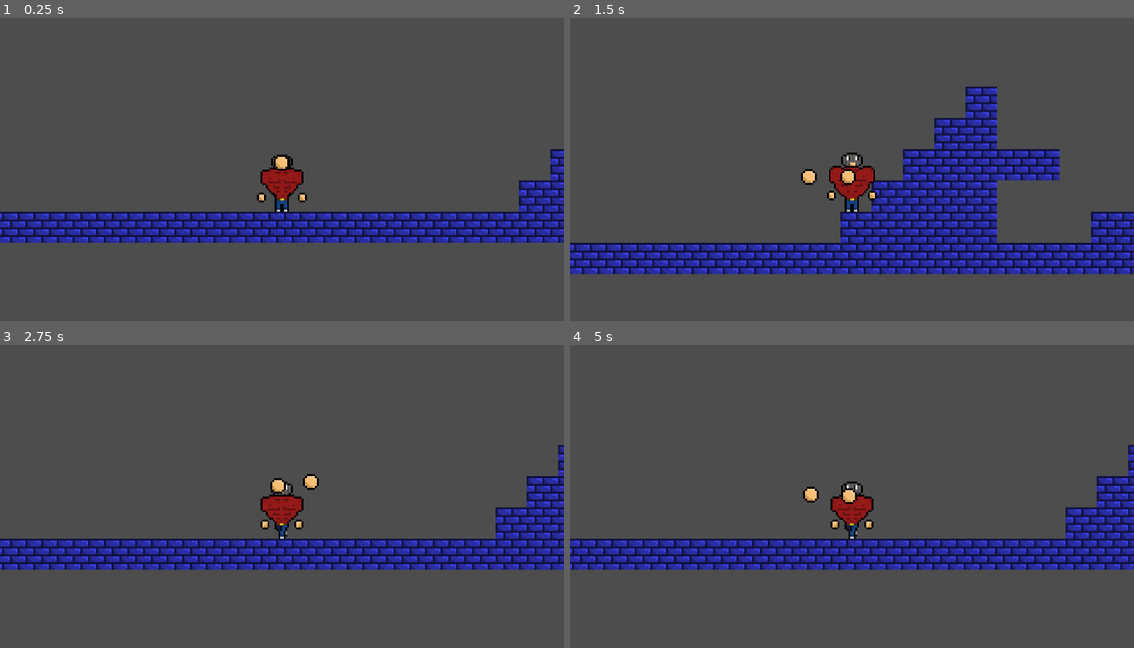
Above: before the commit, frames 1-4 (two rows, left to right).
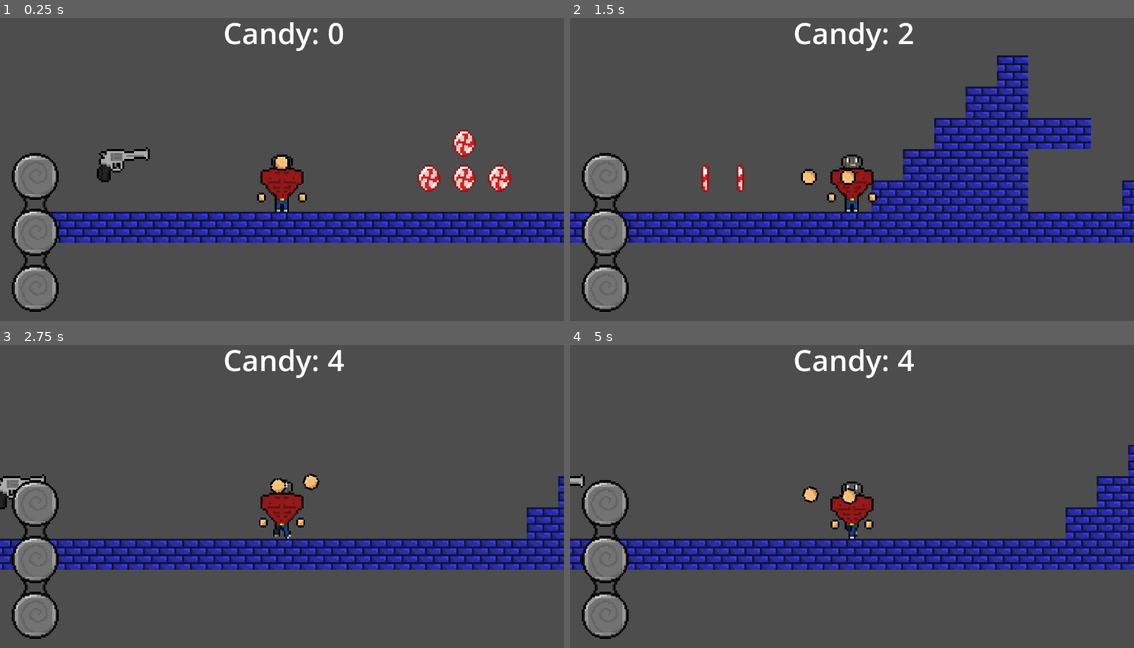
Above: after the commit, the same moments.

Repository: BolinhaXD/project-guns
Game: Godot game, scene res://Assets/Scenes/Areas/area_1.tscn
Same seed, same stepped clock (60 frames per second), same inputs: the game is played once before the commit and once after it.
Inputs (mouse positions are in pixels of both pictures, inside the frame that each line leads up to):
- Up to frame 1 (0.25 s): no input
- Up to frame 2 (1.5 s): move the mouse to (976, 148) at 0.52 s; hold D (move_right) from 0.53 s (still down); tap Space (jump) at 0.77 s; move the mouse to (739, 178) at 1.27 s
- Up to frame 3 (2.75 s): tap Space (jump) at 1.52 s; move the mouse to (338, 420) at 2.02 s; release D (move_right) at 2.03 s; hold A (move_left) from 2.03 s (still down)
- Up to frame 4 (5 s): move the mouse to (823, 554) at 2.77 s; release A (move_left) at 2.78 s; hold D (move_right) 2.78-4.28 s; tap Space (jump) at 3.02, 3.77, 4.52 s; move the mouse to (1021, 535) at 3.52 s; move the mouse to (682, 441) at 4.27 s; hold A (move_left) from 4.28 s (still down)

The runs differ from the first frame. In frame 1, 9.4% of the frame differs, in the area x 0-100%, y 1-97%; in frame 2, 24%; in frame 3, 5.7%; in frame 4, 3.8%.

Commit message:
dont remember what did early, but did an item resource now

Diff:
--- a/Assets/Scenes/Areas/area_1.tscn
+++ b/Assets/Scenes/Areas/area_1.tscn
@@ -1,7 +1,11 @@
-[gd_scene load_steps=5 format=4 uid="uid://cqfhwa1xlyt07"]
+[gd_scene load_steps=9 format=4 uid="uid://cqfhwa1xlyt07"]
 
 [ext_resource type="Texture2D" uid="uid://dn58fycc3rsk6" path="res://Assets/Sprites/Blue brick wall.png" id="1_uidp5"]
 [ext_resource type="PackedScene" uid="uid://rkugclrvmaee" path="res://Assets/Scenes/player.tscn" id="2_3uyhe"]
+[ext_resource type="Resource" uid="uid://bxsak6lhvvdxq" path="res://Assets/Scripts/inventory/playerInventory.tres" id="3_7fk0h"]
+[ext_resource type="PackedScene" uid="uid://25yi5gvsfuab" path="res://Assets/Scenes/candy.tscn" id="3_8wi1m"]
+[ext_resource type="PackedScene" uid="uid://bq8361w7ffovl" path="res://Assets/Scenes/item.tscn" id="5_nlyig"]
+[ext_resource type="Resource" uid="uid://ci7iavm0tf5uy" path="res://Assets/Scripts/inventory/items/revolver/revolver.tres" id="6_msn23"]
 
 [sub_resource type="TileSetAtlasSource" id="TileSetAtlasSource_3uyhe"]
 texture = ExtResource("1_uidp5")
@@ -51,4 +55,23 @@
 tile_set = SubResource("TileSet_8wi1m")
 
 [node name="Player" parent="." instance=ExtResource("2_3uyhe")]
-position = Vector2(7, 0)
+position = Vector2(-50, 0)
+inventory = ExtResource("3_7fk0h")
+
+[node name="Candy group" type="Node" parent="."]
+
+[node name="AnimatedSprite2D" parent="Candy group" instance=ExtResource("3_8wi1m")]
+position = Vector2(43, -35)
+
+[node name="AnimatedSprite2D2" parent="Candy group" instance=ExtResource("3_8wi1m")]
+position = Vector2(25, -17)
+
+[node name="AnimatedSprite2D3" parent="Candy group" instance=ExtResource("3_8wi1m")]
+position = Vector2(43, -17)
+
+[node name="AnimatedSprite2D4" parent="Candy group" instance=ExtResource("3_8wi1m")]
+position = Vector2(61, -17)
+
+[node name="Sprite2D" parent="." instance=ExtResource("5_nlyig")]
+position = Vector2(-131, -24)
+item_info = ExtResource("6_msn23")
--- /dev/null
+++ b/Assets/Scenes/candy.tscn
@@ -0,0 +1,70 @@
+[gd_scene load_steps=11 format=3 uid="uid://25yi5gvsfuab"]
+
+[ext_resource type="Texture2D" uid="uid://du10runh8ovii" path="res://Assets/Sprites/candy coin.png" id="1_duvtk"]
+[ext_resource type="Script" uid="uid://boas7dx420dic" path="res://Assets/Scripts/candy.gd" id="2_pco27"]
+
+[sub_resource type="AtlasTexture" id="AtlasTexture_pco27"]
+atlas = ExtResource("1_duvtk")
+region = Rect2(0, 0, 16, 16)
+
+[sub_resource type="AtlasTexture" id="AtlasTexture_vj0ku"]
+atlas = ExtResource("1_duvtk")
+region = Rect2(16, 0, 16, 16)
+
+[sub_resource type="AtlasTexture" id="AtlasTexture_j6hql"]
+atlas = ExtResource("1_duvtk")
+region = Rect2(32, 0, 16, 16)
+
+[sub_resource type="AtlasTexture" id="AtlasTexture_dmkje"]
+atlas = ExtResource("1_duvtk")
+region = Rect2(48, 0, 16, 16)
+
+[sub_resource type="AtlasTexture" id="AtlasTexture_aav5y"]
+atlas = ExtResource("1_duvtk")
+region = Rect2(64, 0, 16, 16)
+
+[sub_resource type="AtlasTexture" id="AtlasTexture_c54n6"]
+atlas = ExtResource("1_duvtk")
+region = Rect2(80, 0, 16, 16)
+
+[sub_resource type="SpriteFrames" id="SpriteFrames_0a2qj"]
+animations = [{
+"frames": [{
+"duration": 1.0,
+"texture": SubResource("AtlasTexture_pco27")
+}, {
+"duration": 1.0,
+"texture": SubResource("AtlasTexture_vj0ku")
+}, {
+"duration": 1.0,
+"texture": SubResource("AtlasTexture_j6hql")
+}, {
+"duration": 1.0,
+"texture": SubResource("AtlasTexture_dmkje")
+}, {
+"duration": 1.0,
+"texture": SubResource("AtlasTexture_aav5y")
+}, {
+"duration": 1.0,
+"texture": SubResource("AtlasTexture_c54n6")
+}],
+"loop": true,
+"name": &"default",
+"speed": 8.0
+}]
+
+[sub_resource type="CircleShape2D" id="CircleShape2D_obf7d"]
+radius = 8.0
+
+[node name="Candy" type="AnimatedSprite2D"]
+sprite_frames = SubResource("SpriteFrames_0a2qj")
+autoplay = "default"
+frame_progress = 0.036965005
+script = ExtResource("2_pco27")
+
+[node name="Area2D" type="Area2D" parent="."]
+
+[node name="CollisionShape2D" type="CollisionShape2D" parent="Area2D"]
+shape = SubResource("CircleShape2D_obf7d")
+
+[connection signal="body_entered" from="Area2D" to="." method="_on_area_2d_body_entered"]
--- /dev/null
+++ b/Assets/Scenes/game_manager.tscn
@@ -0,0 +1,9 @@
+[gd_scene load_steps=3 format=3 uid="uid://cqycjglpigwrf"]
+
+[ext_resource type="Script" uid="uid://dtsots6vnp47h" path="res://Assets/Scripts/game_manager.gd" id="1_lysxe"]
+[ext_resource type="PackedScene" uid="uid://kenpl48l7u7o" path="res://Assets/Scenes/gui.tscn" id="2_x5aw3"]
+
+[node name="GameManager" type="Node"]
+script = ExtResource("1_lysxe")
+
+[node name="GUI" parent="." instance=ExtResource("2_x5aw3")]
--- /dev/null
+++ b/Assets/Scenes/gui.tscn
@@ -0,0 +1,19 @@
+[gd_scene load_steps=2 format=3 uid="uid://kenpl48l7u7o"]
+
+[ext_resource type="PackedScene" uid="uid://rhk5ciyows3o" path="res://Assets/Scenes/hotbar.tscn" id="1_5kaq3"]
+
+[node name="GUI" type="CanvasLayer"]
+
+[node name="Candy" type="Label" parent="."]
+offset_left = 456.0
+offset_top = 16.0
+offset_right = 703.0
+offset_bottom = 99.0
+theme_override_font_sizes/font_size = 60
+text = "Candy: 0"
+
+[node name="Hotbar" parent="." instance=ExtResource("1_5kaq3")]
+offset_left = 24.0
+offset_top = 304.0
+offset_right = 120.0
+offset_bottom = 628.0
--- /dev/null
+++ b/Assets/Scenes/hotbar.tscn
@@ -0,0 +1,36 @@
+[gd_scene load_steps=4 format=3 uid="uid://rhk5ciyows3o"]
+
+[ext_resource type="Texture2D" uid="uid://dus7j23sj6x66" path="res://Assets/Sprites/hotbar.png" id="1_wwkko"]
+[ext_resource type="Script" uid="uid://y4xl4w81t2ad" path="res://Assets/Scripts/inventory/hotbar_container.gd" id="2_44efm"]
+[ext_resource type="PackedScene" uid="uid://06k5qbhvg0st" path="res://Assets/Scenes/slot_gui.tscn" id="2_fck02"]
+
+[node name="Hotbar" type="Control"]
+layout_mode = 3
+anchors_preset = 0
+offset_right = 96.0
+offset_bottom = 325.0
+
+[node name="Sprite2D" type="Sprite2D" parent="."]
+position = Vector2(3.8146973e-06, 0)
+scale = Vector2(3, 3.0092592)
+texture = ExtResource("1_wwkko")
+centered = false
+
+[node name="BoxContainer" type="BoxContainer" parent="."]
+layout_mode = 0
+offset_left = 13.0
+offset_top = 14.0
+offset_right = 83.0
+offset_bottom = 304.0
+theme_override_constants/separation = 44
+vertical = true
+script = ExtResource("2_44efm")
+
+[node name="Slot" parent="BoxContainer" instance=ExtResource("2_fck02")]
+layout_mode = 2
+
+[node name="Slot2" parent="BoxContainer" instance=ExtResource("2_fck02")]
+layout_mode = 2
+
+[node name="Slot3" parent="BoxContainer" instance=ExtResource("2_fck02")]
+layout_mode = 2
--- /dev/null
+++ b/Assets/Scenes/item.tscn
@@ -0,0 +1,15 @@
+[gd_scene load_steps=3 format=3 uid="uid://bq8361w7ffovl"]
+
+[ext_resource type="Script" uid="uid://1p3iqf881com" path="res://Assets/Scripts/inventory/items/item_base.gd" id="1_7jfjh"]
+
+[sub_resource type="CircleShape2D" id="CircleShape2D_7jfjh"]
+
+[node name="Sprite2D" type="Sprite2D"]
+script = ExtResource("1_7jfjh")
+
+[node name="Area2D" type="Area2D" parent="."]
+
+[node name="CollisionShape2D" type="CollisionShape2D" parent="Area2D"]
+shape = SubResource("CircleShape2D_7jfjh")
+
+[connection signal="body_entered" from="Area2D" to="." method="_on_area_2d_body_entered"]
--- a/Assets/Scenes/player.tscn
+++ b/Assets/Scenes/player.tscn
@@ -161,7 +161,7 @@
 
 [sub_resource type="CapsuleShape2D" id="CapsuleShape2D_7dd06"]
 
-[node name="Player" type="CharacterBody2D"]
+[node name="Player" type="CharacterBody2D" groups=["Player"]]
 script = ExtResource("1_7dd06")
 
 [node name="Camera2D" type="Camera2D" parent="."]
--- /dev/null
+++ b/Assets/Scenes/revolver.tscn
@@ -0,0 +1,39 @@
+[gd_scene load_steps=4 format=3 uid="uid://bim4u0emao0jj"]
+
+[ext_resource type="Texture2D" uid="uid://c6lfx7dqovdwb" path="res://Assets/Sprites/revolver.png" id="1_u0jeq"]
+
+[sub_resource type="GDScript" id="GDScript_u0jeq"]
+script/source = "extends Sprite2D
+
+
+
+# Called when the node enters the scene tree for the first time.
+func _ready() -> void:
+	pass # Replace with function body.
+
+
+# Called every frame. 'delta' is the elapsed time since the previous frame.
+func _process(_delta: float) -> void:
+	pass
+
+func _on_area_2d_body_entered(body: Node2D) -> void:
+	if body.is_in_group('Player'):
+		queue_free()
+"
+
+[sub_resource type="CapsuleShape2D" id="CapsuleShape2D_7071o"]
+radius = 5.0
+height = 27.702763
+
+[node name="Revolver" type="Sprite2D"]
+texture = ExtResource("1_u0jeq")
+script = SubResource("GDScript_u0jeq")
+
+[node name="Area2D" type="Area2D" parent="."]
+
+[node name="CollisionShape2D" type="CollisionShape2D" parent="Area2D"]
+position = Vector2(0, -3)
+rotation = 1.5707964
+shape = SubResource("CapsuleShape2D_7071o")
+
+[connection signal="body_entered" from="Area2D" to="." method="_on_area_2d_body_entered"]
--- /dev/null
+++ b/Assets/Scenes/slot_gui.tscn
@@ -0,0 +1,7 @@
+[gd_scene format=3 uid="uid://06k5qbhvg0st"]
+
+[node name="Slot" type="Panel"]
+self_modulate = Color(1, 1, 1, 0.49019608)
+custom_minimum_size = Vector2(70, 70)
+offset_right = 70.0
+offset_bottom = 70.0
--- /dev/null
+++ b/Assets/Scripts/candy.gd
@@ -0,0 +1,15 @@
+extends AnimatedSprite2D
+
+# Called when the node enters the scene tree for the first time.
+func _ready() -> void:
+	pass # Replace with function body.
+
+# Called every frame. 'delta' is the elapsed time since the previous frame.
+func _process(_delta: float) -> void:
+	pass
+
+func _on_area_2d_body_entered(body: Node2D) -> void:
+	if body.is_in_group('Player'):
+		GameManager.candy += 1
+		GameManager.score += 100
+		queue_free()
--- /dev/null
+++ b/Assets/Scripts/game_manager.gd
@@ -0,0 +1,7 @@
+extends Node
+
+var candy = 0
+var score = 0
+
+func _process(_delta: float) -> void:
+	$GUI/Candy.text = "Candy: " + str(candy)
--- a/Assets/Scripts/hand.gd
+++ b/Assets/Scripts/hand.gd
@@ -6,9 +6,9 @@
 const reach = 12
 
 func _process(_delta: float) -> void:
+	look_at(player_controller.get_local_mouse_position())
 	var center = Vector2(pivot.position.x, pivot.position.y)
 	var distance_to_mouse = center.distance_to(player_controller.get_local_mouse_position())
-	print(center, distance_to_mouse)
 
 	if distance_to_mouse > reach:
 		var vetor_direcao = -Vector2(center - player_controller.get_local_mouse_position())
--- /dev/null
+++ b/Assets/Scripts/inventory/hotbar_container.gd
@@ -0,0 +1,13 @@
+extends BoxContainer
+
+@onready var inventory: Inventory = preload("res://Assets/Scripts/inventory/playerInventory.tres")
+@onready var current_weapon: Array = get_children()
+
+
+# Called when the node enters the scene tree for the first time.
+func _ready() -> void:
+	pass # Replace with function body.
+
+# Called every frame. 'delta' is the elapsed time since the previous frame.
+func _process(_delta: float) -> void:
+	pass
--- /dev/null
+++ b/Assets/Scripts/inventory/inventory.gd
@@ -0,0 +1,10 @@
+extends Resource
+
+class_name Inventory
+
+@export var current_weapon: InventoryItem
+@export var current_secondary: InventoryItem
+@export var current_ability: InventoryItem
+
+
+func insert(_item: InventoryItem): pass
--- /dev/null
+++ b/Assets/Scripts/inventory/inventory_item_resource.gd
@@ -0,0 +1,18 @@
+extends Resource
+
+class_name InventoryItem
+
+@export var name: String = ""
+@export var texture: Texture2D
+@export var type: types
+@export var shape2D: Shape2D
+@export var shape2DRotation_degrees: float
+@export var shape2DPosition: Vector2
+
+@export var damage: float
+
+enum types{
+	PRIMARY,
+	SECONDARY,
+	ABILITY
+}
--- /dev/null
+++ b/Assets/Scripts/inventory/items/item_base.gd
@@ -0,0 +1,22 @@
+extends Sprite2D
+
+@export var item_info: Resource
+
+# Called when the node enters the scene tree for the first time.
+func _ready() -> void:
+	texture = item_info.texture
+	var collisionShape2D = $Area2D/CollisionShape2D
+	collisionShape2D.shape = item_info.shape2D
+	collisionShape2D.rotation_degrees = item_info.shape2DRotation_degrees
+	collisionShape2D.position = item_info.shape2DPosition
+	pass # Replace with function body.
+
+
+# Called every frame. 'delta' is the elapsed time since the previous frame.
+func _process(_delta: float) -> void:
+	pass
+
+
+func _on_area_2d_body_entered(body: Node2D) -> void:
+	if body.is_in_group('Player'):
+		queue_free()
--- /dev/null
+++ b/Assets/Scripts/inventory/items/revolver/revolver.tres
@@ -0,0 +1,18 @@
+[gd_resource type="Resource" script_class="InventoryItem" load_steps=4 format=3 uid="uid://ci7iavm0tf5uy"]
+
+[ext_resource type="Script" uid="uid://cxrnfy2k1jxln" path="res://Assets/Scripts/inventory/inventory_item_resource.gd" id="1_8u7eo"]
+[ext_resource type="Texture2D" uid="uid://c6lfx7dqovdwb" path="res://Assets/Sprites/revolver.png" id="2_dallo"]
+
+[sub_resource type="CapsuleShape2D" id="CapsuleShape2D_7071o"]
+radius = 5.0
+height = 27.702763
+
+[resource]
+script = ExtResource("1_8u7eo")
+name = "Revolver"
+texture = ExtResource("2_dallo")
+shape2D = SubResource("CapsuleShape2D_7071o")
+shape2DRotation_degrees = 90.0
+shape2DPosition = Vector2(0, -3)
+damage = 10.0
+metadata/_custom_type_script = "uid://cxrnfy2k1jxln"
--- /dev/null
+++ b/Assets/Scripts/inventory/playerInventory.tres
@@ -0,0 +1,10 @@
+[gd_resource type="Resource" script_class="Inventory" load_steps=4 format=3 uid="uid://bxsak6lhvvdxq"]
+
+[ext_resource type="Script" uid="uid://cxrnfy2k1jxln" path="res://Assets/Scripts/inventory/inventory_item_resource.gd" id="1_ohsav"]
+[ext_resource type="Resource" uid="uid://ci7iavm0tf5uy" path="res://Assets/Scripts/inventory/items/revolver/revolver.tres" id="2_i0rhe"]
+[ext_resource type="Script" uid="uid://pj7hisogdyqr" path="res://Assets/Scripts/inventory/inventory.gd" id="3_gj3sh"]
+
+[resource]
+script = ExtResource("3_gj3sh")
+items = Array[ExtResource("1_ohsav")]([ExtResource("2_i0rhe")])
+metadata/_custom_type_script = "uid://pj7hisogdyqr"
--- a/Assets/Scripts/player_controller.gd
+++ b/Assets/Scripts/player_controller.gd
@@ -1,5 +1,4 @@
-extends CharacterBody2D
-class_name PlayerController
+class_name PlayerController extends CharacterBody2D
 
 @export var speed = 7.0
 @export var jump_power = 8.0
@@ -7,6 +6,8 @@
 var speed_multiplier = 30.0
 var jump_multiplier = -30.0
 var direction = 0
+
+@export var inventory: Inventory
 
 func _physics_process(delta: float) -> void:
 	# Add the gravity.
@@ -24,5 +25,4 @@
 		velocity.x = direction * speed * speed_multiplier
 	else:
 		velocity.x = move_toward(velocity.x, 0, speed * speed_multiplier)
-
 	move_and_slide()
--- a/node_2d.tscn
+++ /dev/null
@@ -1,3 +0,0 @@
-[gd_scene format=3 uid="uid://dd78u4cbmnxr6"]
-
-[node name="Area1" type="Node2D"]
--- a/project.godot
+++ b/project.godot
@@ -14,6 +14,14 @@
 run/main_scene="uid://cqfhwa1xlyt07"
 config/features=PackedStringArray("4.5", "Forward Plus")
 config/icon="res://icon.svg"
+
+[autoload]
+
+GameManager="*res://Assets/Scenes/game_manager.tscn"
+
+[global_group]
+
+Player=""
 
 [input]
 
Not shown, added: Assets/Scripts/candy.gd.uid
Not shown, added: Assets/Scripts/game_manager.gd.uid
Not shown, added: Assets/Scripts/inventory/hotbar_container.gd.uid
Not shown, added: Assets/Scripts/inventory/inventory.gd.uid
Not shown, added: Assets/Scripts/inventory/inventory_item_resource.gd.uid
Not shown, added: Assets/Scripts/inventory/items/item_base.gd.uid
Binary file added: Assets/Sprites/bullet.png
Not shown, added: Assets/Sprites/bullet.png.import
Binary file added: Assets/Sprites/candy coin.png
Not shown, added: Assets/Sprites/candy coin.png.import
Binary file added: Assets/Sprites/hotbar.png
Not shown, added: Assets/Sprites/hotbar.png.import
(and 2 more such lines)
